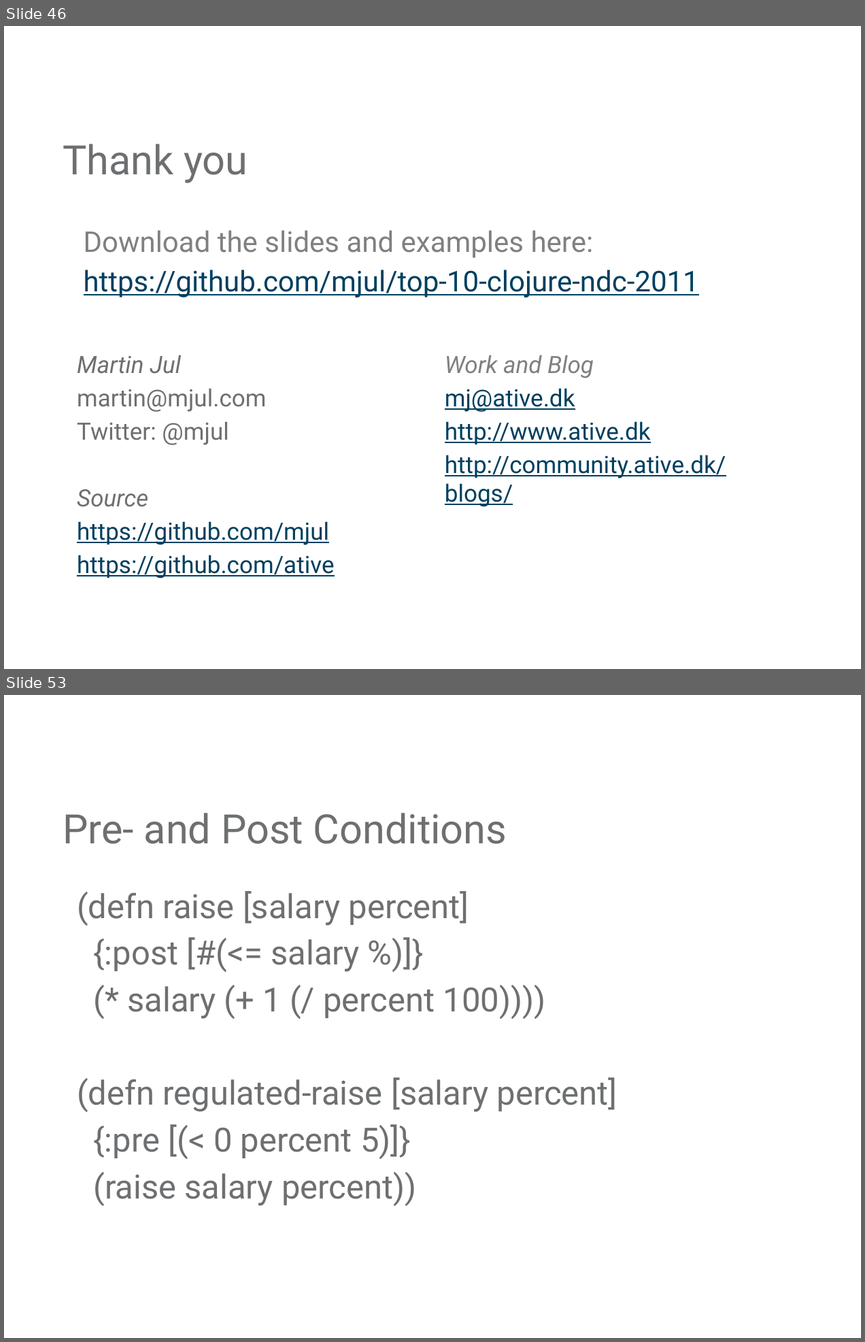
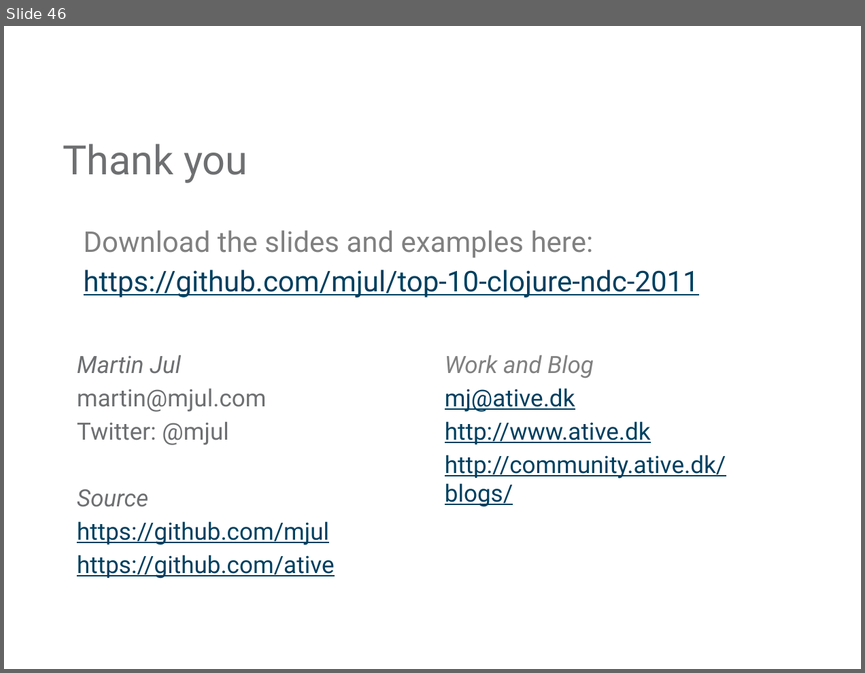
Before and after one commit to mjul/top-10-clojure-ndc-2011, a slide deck: Top Things to Learn From Clojure.pptx. Shown one above the other, each under a label of ours: slides 46 and 53 before the commit, slide 46 after it; the slides between them are not shown. The pictures are 865x1342 and 865x673 pixels, drawn with LibreOffice and Linux fonts; fonts in the diff are those of the drawing; background and template pictures are left out. Boxes give left, top, right and bottom in pixels: in the first picture for what was removed or moved away, otherwise in the second. Text is boxed around its words. In the diff, an @@ line names an element or a change of style, - is before the commit and + after.

```diff
--- a/Top Things to Learn From Clojure.pptx
+++ b/Top Things to Learn From Clojure.pptx
@@ slide 53 removed at bbox=[4, 695, 861, 1338], background #FFFFFF @@
@@ title removed at bbox=[62, 813, 507, 844] @@
-Pre- and Post Conditions
@@ text removed at bbox=[77, 891, 617, 1206] @@
-(defn raise [salary percent]
-{:post [#(<= salary %)]}
-(* salary (+ 1 (/ percent 100))))
-(defn regulated-raise [salary percent]
-{:pre [(< 0 percent 5)]}
-(raise salary percent))
```
Also in this commit, not shown: 13 other slides removed, 1 other file.
